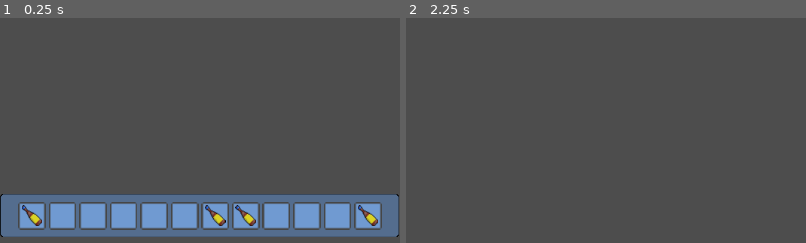
Above: before the commit, frames 1-2 (left to right).
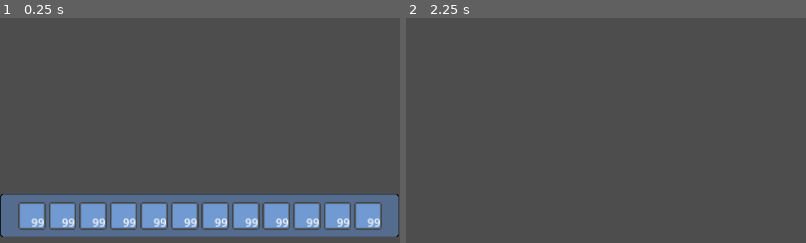
Above: after the commit, the same moments.

Repository: josecjorda/Camp-NightFall
Game: Godot game, scene res://scenes/player/player.tscn
Same seed, same stepped clock (60 frames per second), same inputs: the game is played once before the commit and once after it. The project has no main scene, so this scene is started directly.
Inputs:
- Up to frame 1 (0.25 s): no input
- Up to frame 2 (2.25 s): tap Enter at 0.5, 2 s; hold Right (ui_right) 0.53-1.28 s; tap I (i) at 0.6, 1.35, 2.1 s; tap Space at 1.25 s; hold Down (ui_down) 1.28-2.03 s; hold Right (ui_right) from 2.03 s (still down)
The pictures show only the part of the screen within x 25-75%, y 50-100%; the shares and areas given below are measured in that part.

The runs differ from the first frame. In frame 1, 1.6% of the frame differs, in the area x 5-95%, y 83-93%; in frame 2, nothing differs.
Error after the commit: Invalid access to property or key 'items' on a base object of type 'Resource (Inv)'. (res://scripts/inventory/Inv_UI.gd:13)

Commit message:
Changes to prepare for item collection

Diff:
--- a/scenes/inventory/inv_ui_slot.tscn
+++ b/scenes/inventory/inv_ui_slot.tscn
@@ -1,6 +1,6 @@
 [gd_scene load_steps=3 format=3 uid="uid://cc2nwh28y1xf2"]
 
-[ext_resource type="Script" path="res://scenes/inventory/inv_ui_slot.gd" id="1_803id"]
+[ext_resource type="Script" path="res://scripts/inventory/inv_ui_slot.gd" id="1_17ohl"]
 [ext_resource type="Texture2D" uid="uid://btxer50depg6q" path="res://graphics/inventory/inventory_slots.png" id="1_styjd"]
 
 [node name="inv_UI_slot" type="Panel"]
@@ -8,7 +8,7 @@
 custom_minimum_size = Vector2(40, 40)
 offset_right = 40.0
 offset_bottom = 40.0
-script = ExtResource("1_803id")
+script = ExtResource("1_17ohl")
 
 [node name="Sprite2D" type="Sprite2D" parent="."]
 scale = Vector2(2.5, 2.5)
@@ -25,3 +25,13 @@
 layout_mode = 2
 
 [node name="item_display" type="Sprite2D" parent="CenterContainer/Panel"]
+
+[node name="Label" type="Label" parent="CenterContainer/Panel"]
+custom_minimum_size = Vector2(20, 23)
+layout_mode = 0
+offset_left = -2.0
+offset_top = -2.0
+offset_right = 18.0
+offset_bottom = 21.0
+text = "99"
+horizontal_alignment = 2
--- /dev/null
+++ b/scripts/inventory/inv_slot.gd
@@ -0,0 +1,6 @@
+extends Resource
+
+class_name InvSlot
+
+@export var item: InvItem
+@export var amount: int
--- a/scenes/inventory/inv_ui_slot.gd
+++ b/scripts/inventory/inv_ui_slot.gd
@@ -2,9 +2,9 @@
 
 @onready var item_visual: Sprite2D = $CenterContainer/Panel/item_display
 
-func update(item: InvItem):
-	if !item:
+func update(slot: InvSlot):
+	if !slot.item:
 		item_visual.visible = false
 	else:
 		item_visual.visible = true
-		item_visual.texture = item.texture
+		item_visual.texture = slot.item.texture
--- a/scripts/inventory/inventory.gd
+++ b/scripts/inventory/inventory.gd
@@ -2,4 +2,7 @@
 
 class_name Inv
 
-@export var items: Array[InvItem]
+@export var slots: Array[InvSlot]
+
+func insert(item: InvItem):
+	pass
--- a/scripts/inventory/playerinv_res/playerinv.tres
+++ b/scripts/inventory/playerinv_res/playerinv.tres
@@ -1,8 +1,56 @@
-[gd_resource type="Resource" script_class="Inv" load_steps=3 format=3 uid="uid://yppossesyuyq"]
+[gd_resource type="Resource" script_class="Inv" load_steps=15 format=3 uid="uid://yppossesyuyq"]
 
-[ext_resource type="Resource" uid="uid://dkwort1rhl346" path="res://scripts/inventory/items_res/alcohol.tres" id="1_6mrhq"]
+[ext_resource type="Script" path="res://scripts/inventory/inv_slot.gd" id="2_mfu24"]
 [ext_resource type="Script" path="res://scripts/inventory/inventory.gd" id="2_qbbkk"]
+
+[sub_resource type="Resource" id="Resource_dflk1"]
+script = ExtResource("2_mfu24")
+amount = 0
+
+[sub_resource type="Resource" id="Resource_mwh44"]
+script = ExtResource("2_mfu24")
+amount = 0
+
+[sub_resource type="Resource" id="Resource_cmki8"]
+script = ExtResource("2_mfu24")
+amount = 0
+
+[sub_resource type="Resource" id="Resource_507q3"]
+script = ExtResource("2_mfu24")
+amount = 0
+
+[sub_resource type="Resource" id="Resource_8284j"]
+script = ExtResource("2_mfu24")
+amount = 0
+
+[sub_resource type="Resource" id="Resource_jx3t6"]
+script = ExtResource("2_mfu24")
+amount = 0
+
+[sub_resource type="Resource" id="Resource_axx02"]
+script = ExtResource("2_mfu24")
+amount = 0
+
+[sub_resource type="Resource" id="Resource_rchs6"]
+script = ExtResource("2_mfu24")
+amount = 0
+
+[sub_resource type="Resource" id="Resource_e10e2"]
+script = ExtResource("2_mfu24")
+amount = 0
+
+[sub_resource type="Resource" id="Resource_nbip0"]
+script = ExtResource("2_mfu24")
+amount = 0
+
+[sub_resource type="Resource" id="Resource_4lnr7"]
+script = ExtResource("2_mfu24")
+amount = 0
+
+[sub_resource type="Resource" id="Resource_rrrsl"]
+script = ExtResource("2_mfu24")
+amount = 0
 
 [resource]
 script = ExtResource("2_qbbkk")
-items = Array[Resource("res://scripts/inventory/inventory_item.gd")]([ExtResource("1_6mrhq"), null, null, null, null, null, ExtResource("1_6mrhq"), ExtResource("1_6mrhq"), null, null, null, ExtResource("1_6mrhq")])
+slots = Array[ExtResource("2_mfu24")]([SubResource("Resource_dflk1"), SubResource("Resource_mwh44"), SubResource("Resource_cmki8"), SubResource("Resource_507q3"), SubResource("Resource_8284j"), SubResource("Resource_jx3t6"), SubResource("Resource_axx02"), SubResource("Resource_rchs6"), SubResource("Resource_e10e2"), SubResource("Resource_nbip0"), SubResource("Resource_4lnr7"), SubResource("Resource_rrrsl")])
--- a/scripts/player/player.gd
+++ b/scripts/player/player.gd
@@ -42,3 +42,6 @@
 func _physics_process(delta):
 	get_input()
 	move_and_slide()
+
+func collect(item):
+	inv.insert(item)
